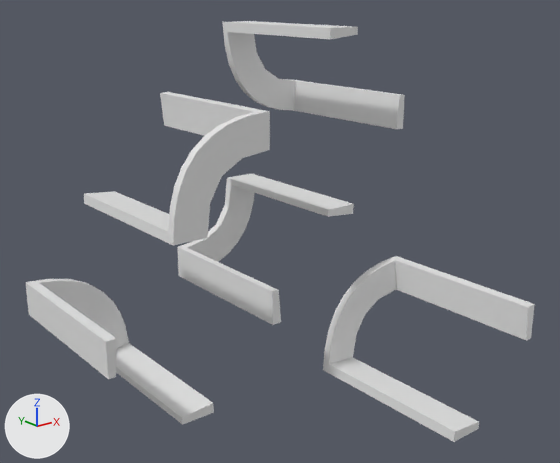
The OBJ model data/bmc/SET_4W2C/t_470.obj, before and after one commit.
Camera for both pictures: a 50 mm camera at (-1.229, -1.573, 0.599) aimed at (0.014, -0.02, -0.022). Lighting does not change. The marker at lower left points along +X, +Y and +Z. Where no turn or scale is listed for an object, it has been applied to the vertices.

Before the edit, the objects in view are built like this:
```python
me_t_470 = bpy.data.meshes.new('t_470')
me_t_470.from_pydata(...)  # 220 vertices, 420 faces; spans x -0.5..0.5, y -0.5..0.5, z -0.501..0.5
ob_t_470 = bpy.data.objects.new('t_470', me_t_470)
ob_t_470.location = (0.0, 0.0, 0.0)
```
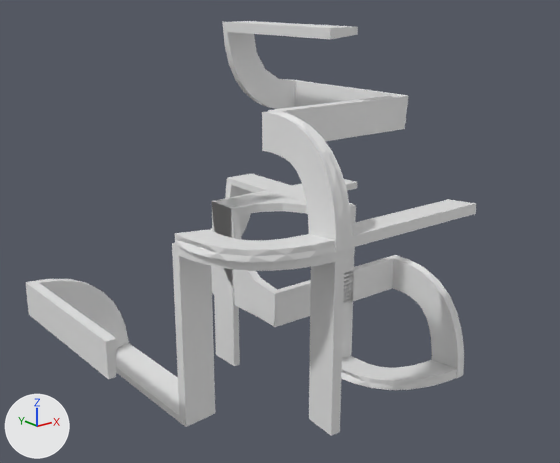
Patch to the scene script:
```diff
--- a/data/bmc/SET_4W2C/t_470.obj.py
+++ b/data/bmc/SET_4W2C/t_470.obj.py
@@ me_t_470 @@
 # used by ob_t_470; location = (0.0, 0.0, 0.0)
-me_t_470.from_pydata(...)  # 220 vertices, 420 faces; spans x -0.5..0.5, y -0.5..0.5, z -0.501..0.5
+me_t_470.from_pydata(...)  # 778 vertices, 1478 faces; spans x -0.5..0.5, y -0.287..0.5, z -0.5..0.5
+# me_t_470 part 1: the loose piece of 44 vertices spanning x 0.196..0.496, y -0.5..0.0, z -0.501..-0.201 is rebuilt with 145 vertices and now spans x 0.199..0.5, y -0.287..0.0, z -0.5..-0.199
+# me_t_470 part 2: a new loose piece of 276 vertices spanning x -0.301..0.5, y -0.287..0.014, z -0.5..0.301
+# me_t_470 part 3: a new loose piece of 141 vertices spanning x 0.0..0.5, y -0.014..0.286, z -0.5..0.0
+# me_t_470 part 4
+# 44 vertices are removed from x -0.304..-0.004, y 0.0..0.5, z -0.001..0.299
+# 144 faces are deleted
+# 43 vertices are added at x -0.5..0.5, y 0.0..0.25, z -0.5..0.5
+# 6 new vertices lie (0.0, 0.0, 0.025) away from vertices in x -0.5..0.5, y 0.125..0.25, z -0.275..0.225
+# 6 new vertices lie (0.0, 0.0, 0.025) away from vertices in x -0.5..0.5, y 0.125..0.25, z -0.25..0.25
+# 5 new vertices lie (-0.025, -0.125, 0.0) away from vertices in x -0.225..0.304, y 0.25, z -0.5..0.5
+# 6 new vertices lie (-0.025, 0.0, 0.0) away from vertices in x -0.25..0.279, y 0.125..0.25, z -0.5..0.5
+# 12 new vertices lie (0.0, 0.118, 0.0) away from vertices in x -0.477..0.278, y 0.119, z -0.477..-0.022
+# 6 new vertices lie (0.0, 0.119, 0.0) away from vertices in x 0.226..0.477, y 0.0..0.119, z 0.226..0.477
+# 228 new faces join them
```

Location of each change, [x1, y1, x2, y2] in pixels of the pictures (560 x 463 px):
't_470', reshaped (12% narrower)
    before: [25, 21, 535, 442]
    after: [25, 21, 476, 436]
part 1 of me_t_470, rebuilt
    before: [323, 256, 535, 442]
    after: [341, 257, 464, 390]
part 2 of me_t_470, added
    after: [172, 95, 476, 436]
part 3 of me_t_470, added
    after: [212, 179, 400, 366]
part 4 of me_t_470, built on
    before: [25, 21, 405, 424]
    after: [25, 21, 401, 424]
